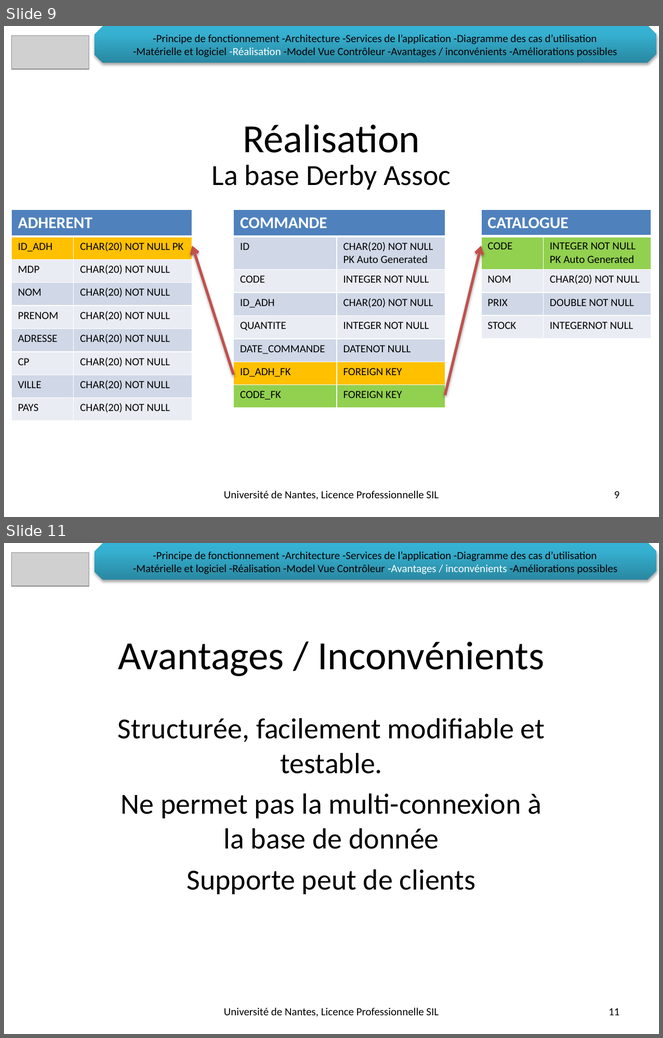
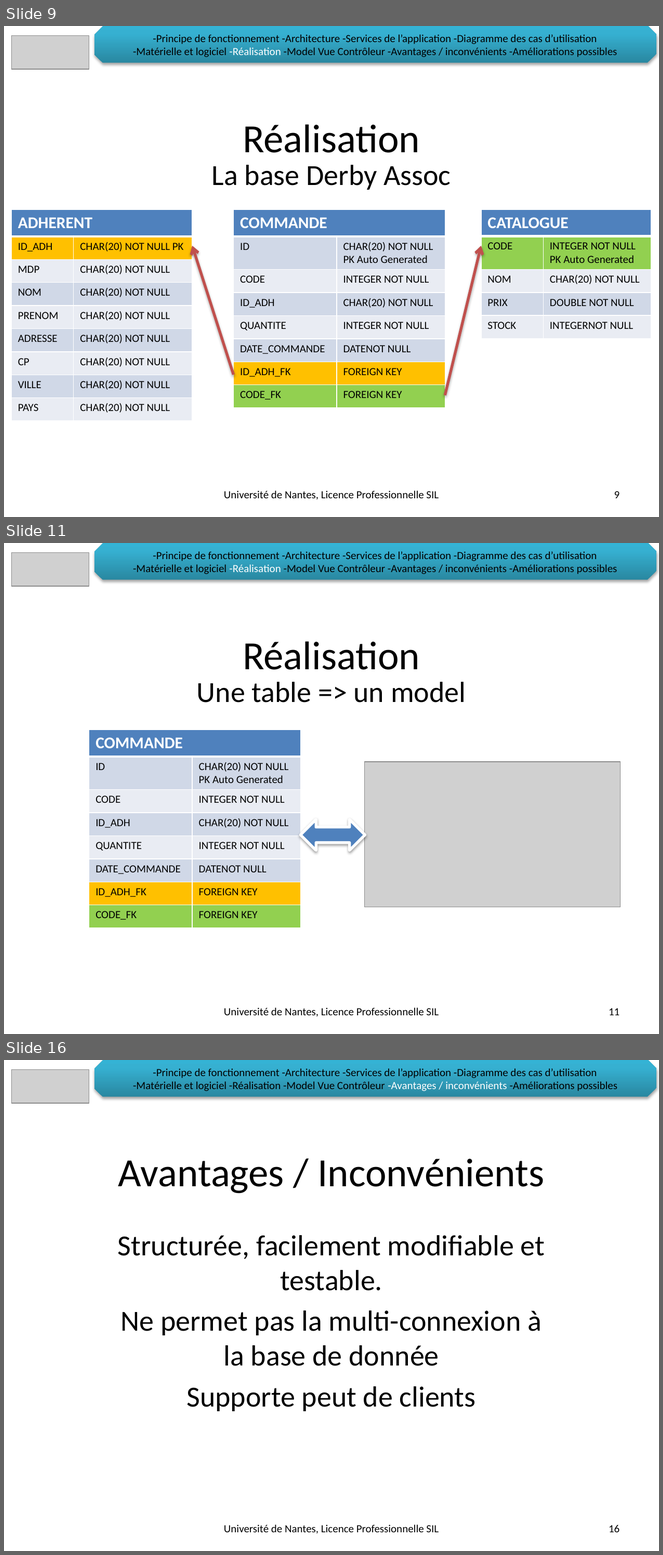
Before and after one commit to LeonardoALARCON/progr3, a slide deck: Documentation/DiapoProg3/PresentationProg3.pptx. Shown one above the other, each under a label of ours: slides 9 and 11 before the commit, slides 9, 11 and 16 after it; the slides between them are not shown. The pictures are 663x1038 and 663x1555 pixels, drawn with LibreOffice and Linux fonts; fonts in the diff are those of the drawing; grey boxes stand for pictures; background and template pictures are left out. Boxes give left, top, right and bottom in pixels: in the first picture for what was removed or moved away, otherwise in the second. Text is boxed around its words. In the diff, an @@ line names an element or a change of style, - is before the commit and + after.

```diff
--- a/Documentation/DiapoProg3/PresentationProg3.pptx
+++ b/Documentation/DiapoProg3/PresentationProg3.pptx
@@ slide 11 added at (x1=4, y1=543, x2=659, y2=1034), background picture (left out) @@
@@ picture added at (x1=12, y1=553, x2=89, y2=586) @@
@@ snip diag rect added at (x1=94, y1=543, x2=657, y2=580), fill gradient #2A88A2 to #37B1D2 to #34B4D6, 12 pt, text #000000 @@
+-Principe de fonctionnement -Architecture -Services de l’application -Diagramme des cas d’utilisation
+-Matérielle et logiciel -Réalisation -Model Vue Contrôleur -Avantages / inconvénients -Améliorations possibles
@@ title added at (x1=243, y1=641, x2=420, y2=670), 44 pt, text #000000 @@
+Réalisation
@@ subtitle added at (x1=197, y1=682, x2=466, y2=703), 32 pt, text #000000 @@
+Une table => un model
@@ table added at (x1=89, y1=730, x2=300, y2=928), 8 rows, 2 columns @@
+COMMANDE | 
+ID | CHAR(20) NOT NULL / PK Auto Generated
+CODE | INTEGER NOT NULL
+ID_ADH | CHAR(20) NOT NULL
+QUANTITE | INTEGER NOT NULL
+DATE_COMMANDE | DATENOT NULL
+ID_ADH_FK | FOREIGN KEY
+CODE_FK | FOREIGN KEY
@@ picture added at (x1=364, y1=762, x2=621, y2=908) @@
@@ left right arrow added at (x1=301, y1=820, x2=365, y2=850), fill #4F81BD, outline #FFFFFF 3 pt @@
@@ text added at (x1=224, y1=1008, x2=439, y2=1017), 12 pt, text #000000 @@
+Université de Nantes, Licence Professionnelle SIL
@@ page number added at (x1=609, y1=1008, x2=620, y2=1016), 12 pt, text #000000 @@
+11
@@ what was slide 11 is now slide 16 @@
@@ page number at (x1=609, y1=1525, x2=620, y2=1533): text changed @@
-11
+16
```
Also in this commit, not shown: 1 slide changed, 4 other slides added, 4 other files.
